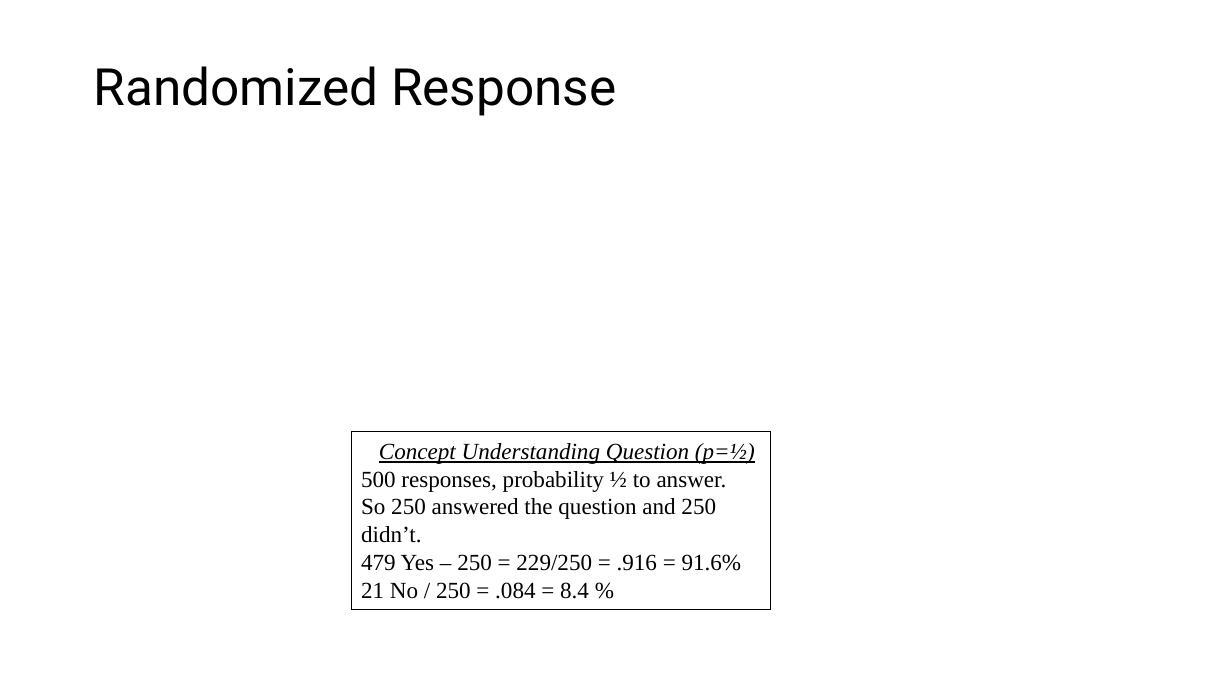
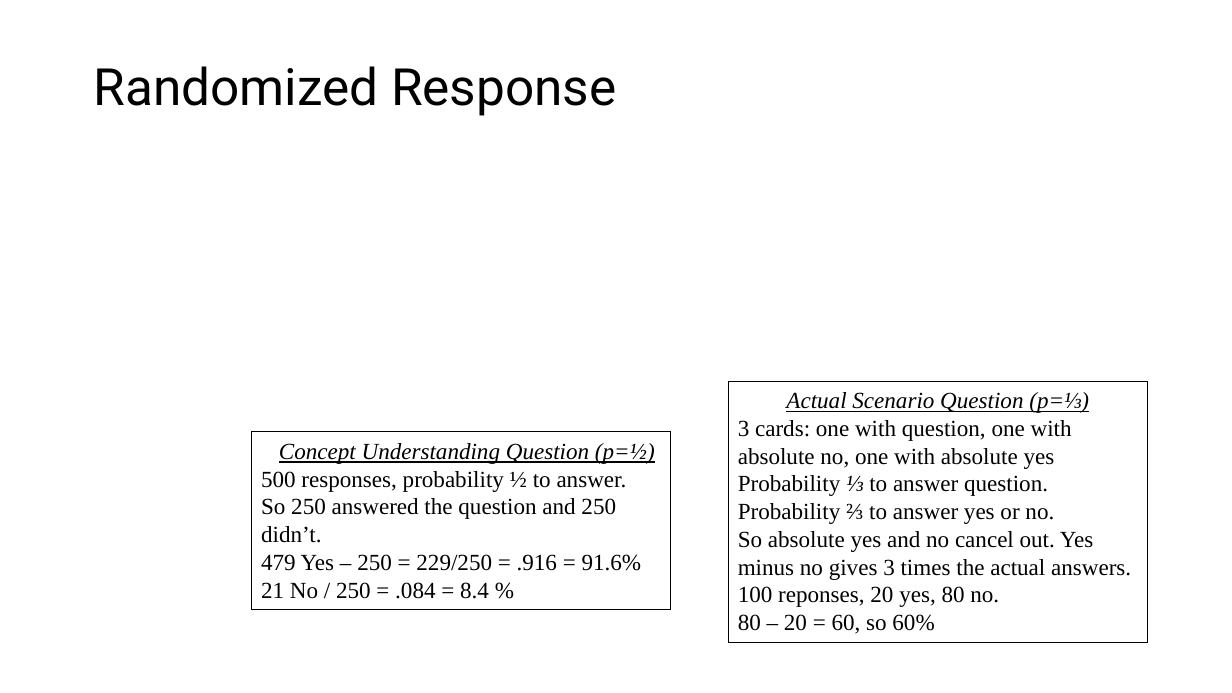
Before and after one commit to CodeFluent/Notes, a slide deck: slide 8 of CS-6223/hw/Grad_Project/Final Documents/PrivKV Differential Privacy for Key Value Structured Data.pptx. Drawn at 1232x693 pixels with LibreOffice and Linux fonts; fonts in the diff are those of the drawing; grey boxes stand for pictures. Boxes give left, top, right and bottom in pixels: in the first picture for what was removed or moved away, otherwise in the second. Text is boxed around its words. In the diff, an @@ line names an element or a change of style, - is before the commit and + after.

```diff
--- a/CS-6223/hw/Grad_Project/Final Documents/PrivKV Differential Privacy for Key Value Structured Data.pptx
+++ b/CS-6223/hw/Grad_Project/Final Documents/PrivKV Differential Privacy for Key Value Structured Data.pptx
@@ rectangle added at (729,381,1148,642), outline #000000 0.75 pt, 18 pt, text #000000 @@
+Actual Scenario Question (p=⅓)
+3 cards: one with question, one with absolute no, one with absolute yes
+Probability ⅓ to answer question.
+Probability ⅔ to answer yes or no.
+So absolute yes and no cancel out. Yes minus no gives 3 times the actual answers.
+100 reponses, 20 yes, 80 no.
+80 – 20 = 60, so 60%
@@ rectangle "Concept Understanding Question (p=½)": place and size @@
-rectangle "Concept Understanding Question (p=½)" at (352,432,771,609)
+rectangle "Concept Understanding Question (p=½)" at (252,432,671,609)
```
Also in this commit, not shown: 2 other slides changed.
